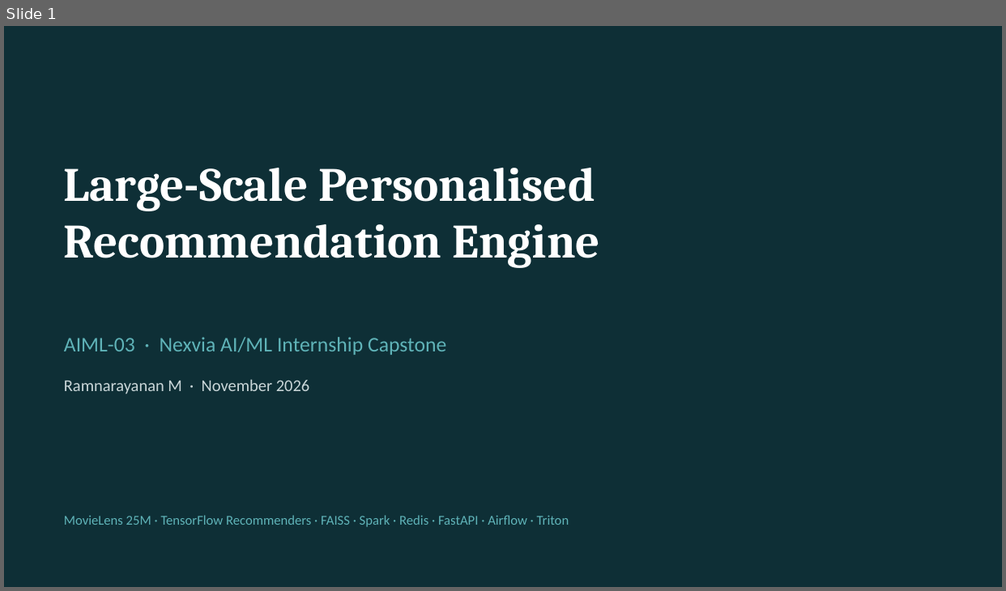
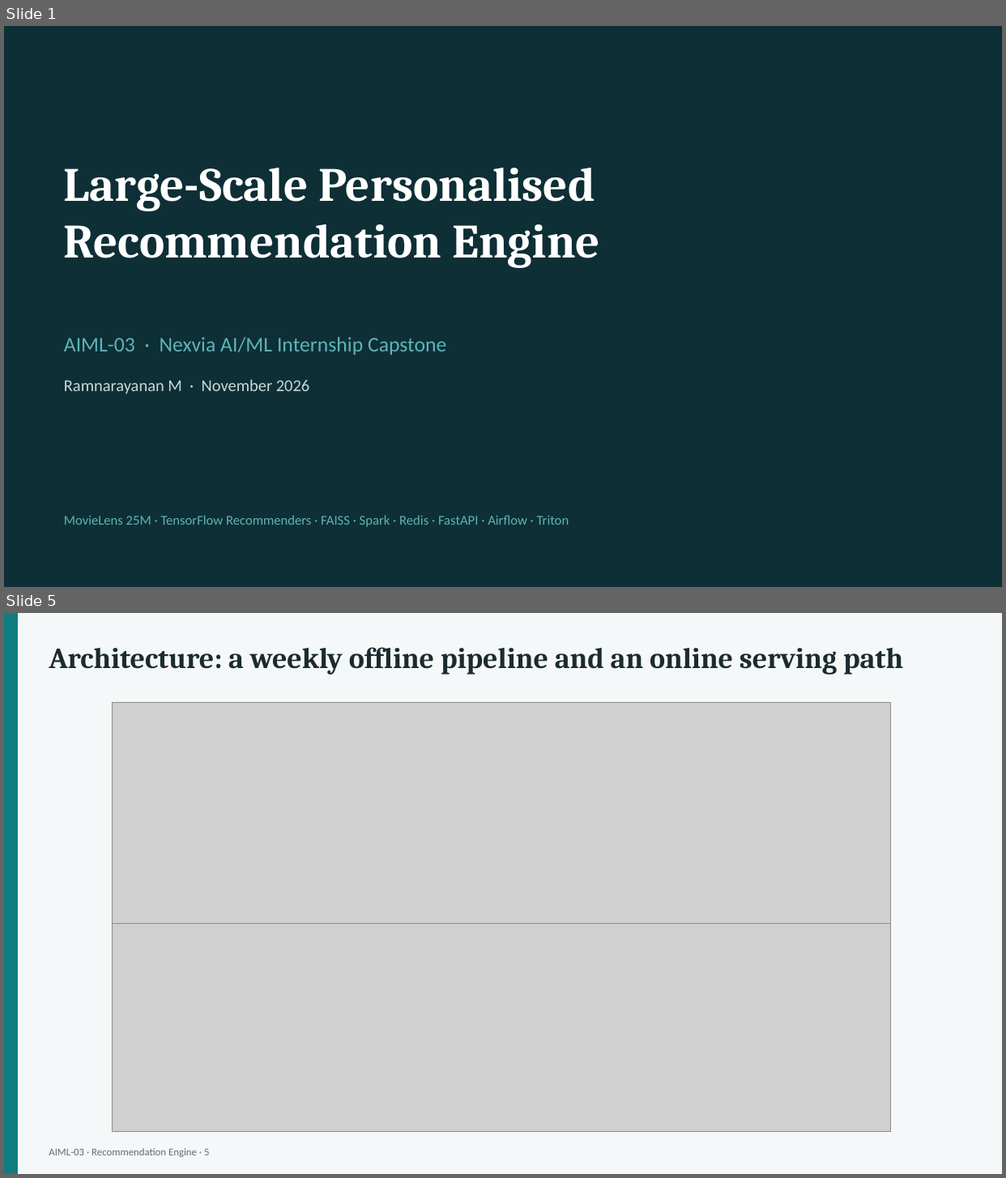
Before and after one commit to ram15x/nexvia-aiml-internship, a slide deck: AIML-03/deliverables/AIML03_Recommendation_Engine.pptx. Shown one above the other, each under a label of ours: slide 1 before the commit, slides 1 and 5 after it; the slides between them are not shown. The pictures are 1006x591 and 1006x1178 pixels, drawn with LibreOffice and Linux fonts; fonts in the diff are those of the drawing; grey boxes stand for pictures. Boxes give left, top, right and bottom in pixels: in the first picture for what was removed or moved away, otherwise in the second. Text is boxed around its words. In the diff, an @@ line names an element or a change of style, - is before the commit and + after.

Commit message:
Deck: readable architecture, requirements slide, reflection; README uses the two-part architecture diagrams

```diff
--- a/AIML-03/deliverables/AIML03_Recommendation_Engine.pptx
+++ b/AIML-03/deliverables/AIML03_Recommendation_Engine.pptx
@@ slide 5 added at box(4, 613, 1002, 1174), background #F5F8F8 @@
@@ rectangle added at box(4, 613, 18, 1174), fill #127C83, outline #127C83 1 pt @@
@@ text added at box(49, 647, 903, 675), 28 pt, text #1B2B30, bold @@
+Architecture: a weekly offline pipeline and an online serving path
@@ picture added at box(113, 703, 891, 924) @@
@@ picture added at box(113, 924, 891, 1131) @@
@@ text added at box(49, 1148, 209, 1157), 10 pt, text #5C6F74 @@
+AIML-03 · Recommendation Engine · 5
```
Also in this commit, not shown: 8 slides changed, 1 other slide added, 1 slide removed, 6 other files.
